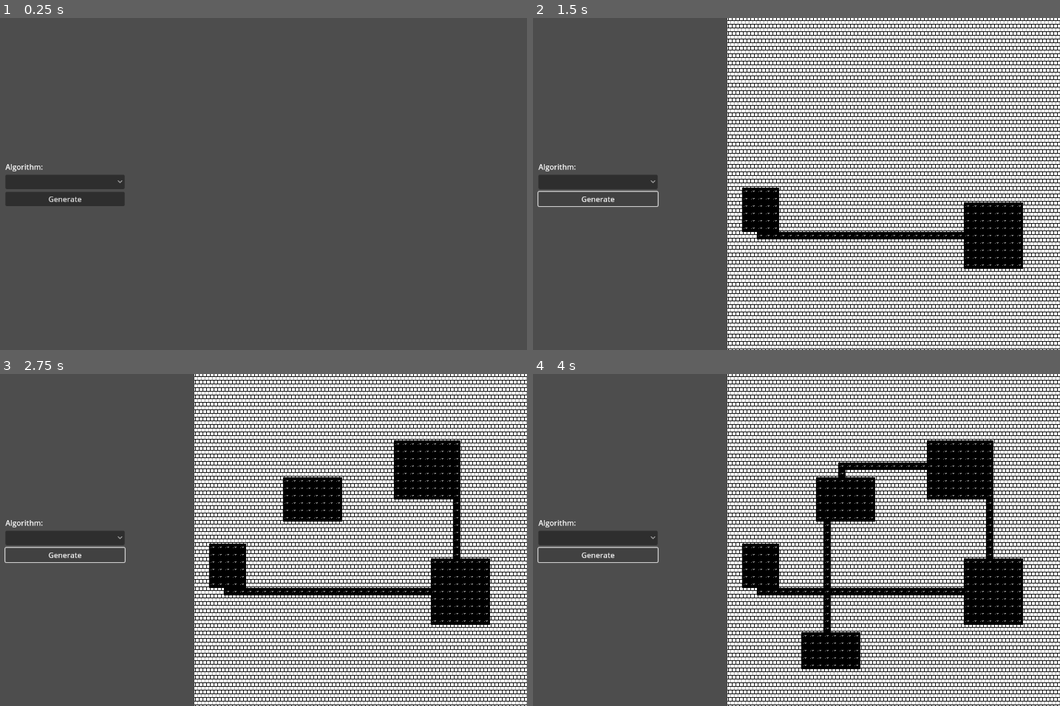
Above: before the commit, frames 1-4 (two rows, left to right).
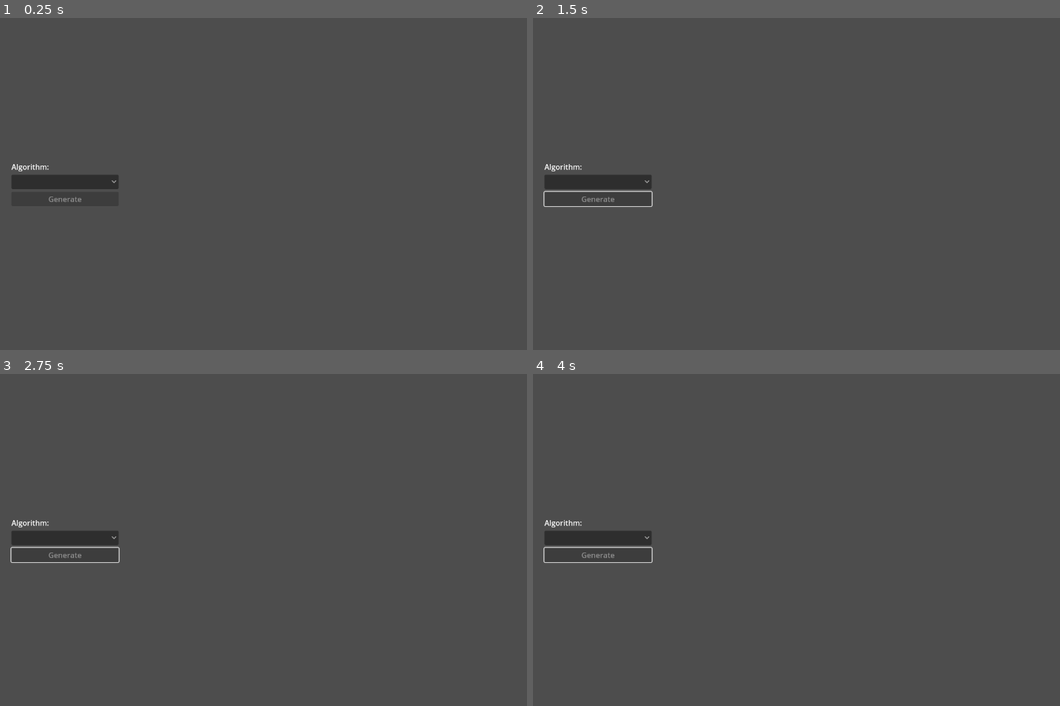
Above: after the commit, the same moments.

Repository: klistwan/COMP4121
Game: Godot game, scene res://src/main.tscn
Same seed, same stepped clock (60 frames per second), same inputs: the game is played once before the commit and once after it.
Inputs (mouse positions are in pixels of both pictures, inside the frame that each line leads up to):
- Up to frame 1 (0.25 s): no input
- Up to frame 2 (1.5 s): click (596, 200) at 0.5 s, where only the run before the commit has a clickable "Generate"; click (596, 200) at 1.25 s, where only the run before the commit has a clickable "Generate"
- Up to frame 3 (2.75 s): click (63, 556) at 2 s, where only the run before the commit has a clickable "Generate"
- Up to frame 4 (4 s): no input

The runs differ from the first frame. In frame 1, 0.3% of the frame differs, in the area x 0-24%, y 44-57%; in frame 2, 63%, in the area x 0-100%, y 0-100%; in frame 3, 63%; in frame 4, 63%.

Commit message:
Remove unimplemented algorithms

Diff:
--- a/src/gui.gd
+++ b/src/gui.gd
@@ -2,6 +2,12 @@
 
 signal generate_button_pressed
 
+@onready var generate_button: Button = $CenterContainer/VBoxContainer/Generate
 
-func _on_generate_pressed():
+
+func _on_generate_pressed() -> void:
 	generate_button_pressed.emit()
+
+
+func _on_algorithm_options_item_selected(_index) -> void:
+	generate_button.disabled = false
--- a/src/gui.tscn
+++ b/src/gui.tscn
@@ -1,8 +1,6 @@
-[gd_scene load_steps=3 format=3 uid="uid://bpurrpx7ljwxm"]
+[gd_scene load_steps=2 format=3 uid="uid://bpurrpx7ljwxm"]
 
 [ext_resource type="Script" path="res://src/gui.gd" id="1_g2bp5"]
-
-[sub_resource type="AtlasTexture" id="AtlasTexture_f3idw"]
 
 [node name="GUI" type="Control"]
 layout_mode = 3
@@ -31,17 +29,14 @@
 
 [node name="AlgorithmOptions" type="OptionButton" parent="CenterContainer/VBoxContainer"]
 layout_mode = 2
-item_count = 3
-popup/item_0/text = "Grid-Based Room Placement"
-popup/item_0/icon = SubResource("AtlasTexture_f3idw")
-popup/item_0/id = 0
-popup/item_1/text = "Random Room Placement"
-popup/item_1/id = 1
-popup/item_2/text = "Binary Space Partioning"
-popup/item_2/id = 2
+item_count = 1
+popup/item_0/text = "Random Room Placement"
+popup/item_0/id = 1
 
 [node name="Generate" type="Button" parent="CenterContainer/VBoxContainer"]
 layout_mode = 2
+disabled = true
 text = "Generate"
 
+[connection signal="item_selected" from="CenterContainer/VBoxContainer/AlgorithmOptions" to="." method="_on_algorithm_options_item_selected"]
 [connection signal="pressed" from="CenterContainer/VBoxContainer/Generate" to="." method="_on_generate_pressed"]
